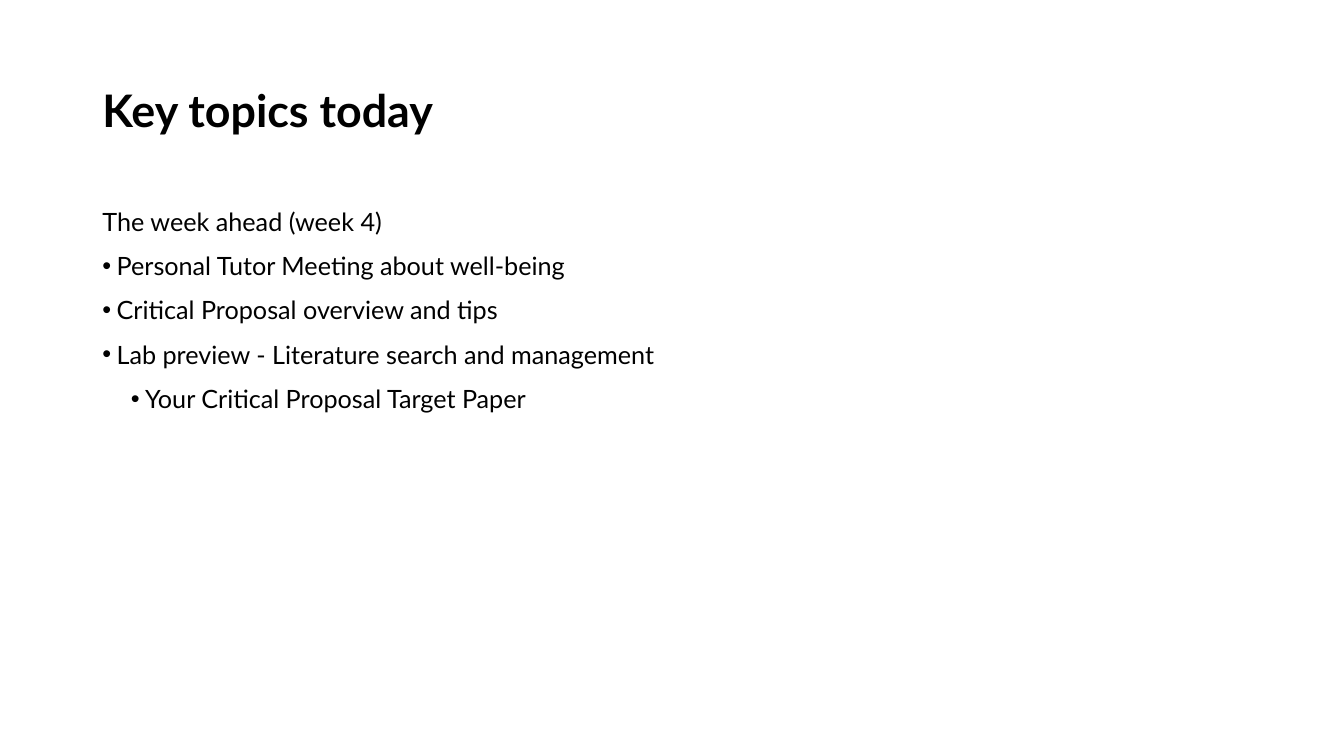
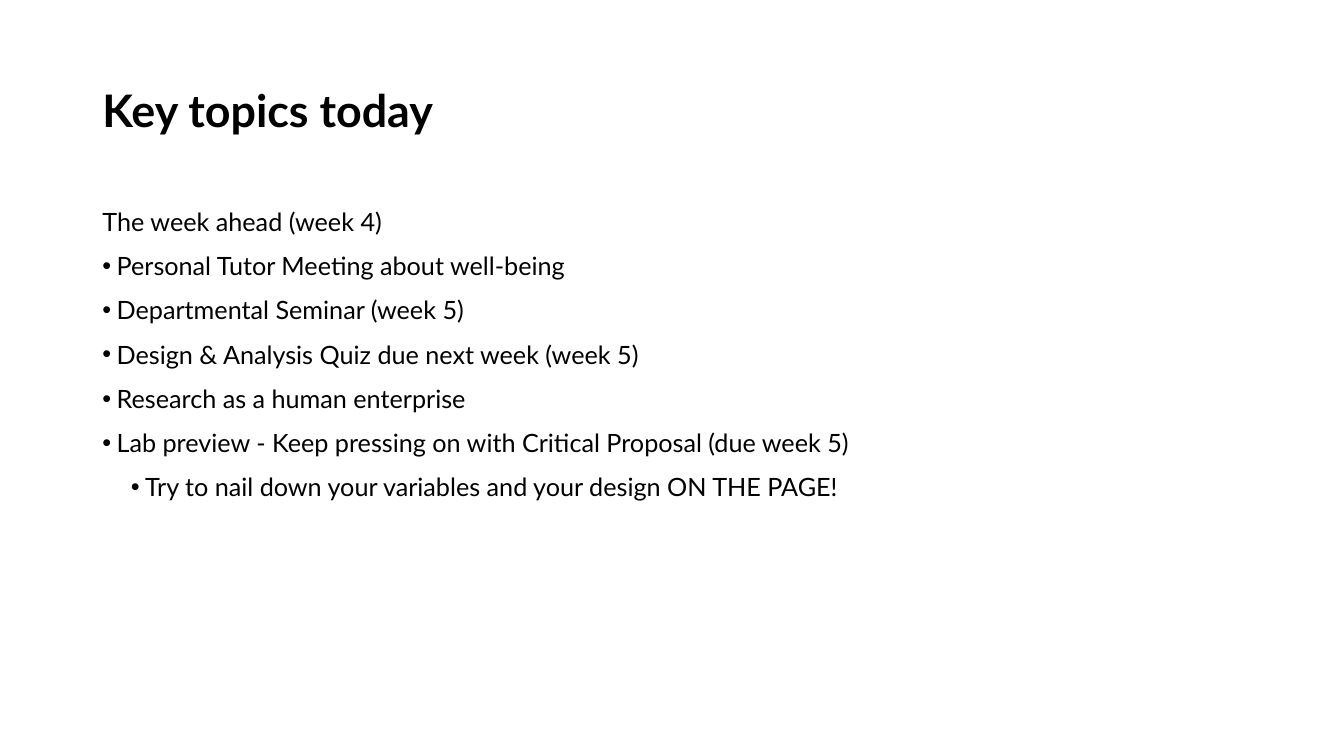
Before and after one commit to LittleMonkeyLab/PS52007Dslides, a slide deck: slide 2 of _site/lectures/Lecture04/Lecture04.pptx. Drawn at 1344x756 pixels with LibreOffice and Linux fonts; fonts in the diff are those of the drawing. Boxes give left, top, right and bottom in pixels: in the first picture for what was removed or moved away, otherwise in the second. Text is boxed around its words. In the diff, an @@ line names an element or a change of style, - is before the commit and + after.

```diff
--- a/_site/lectures/Lecture04/Lecture04.pptx
+++ b/_site/lectures/Lecture04/Lecture04.pptx
@@ text at bbox=[117, 299, 848, 501]: text changed @@
-• Critical Proposal overview and tips
-• Lab preview - Literature search and management
-  • Your Critical Proposal Target Paper
+• Departmental Seminar (week 5)
+• Design & Analysis Quiz due next week (week 5)
+• Research as a human enterprise
+• Lab preview - Keep pressing on with Critical Proposal (due week 5)
+  • Try to nail down your variables and your design ON THE PAGE!
```
Also in this commit, not shown: 9 other slides changed, 16 slides added, 5 slides removed, 33 other files.
